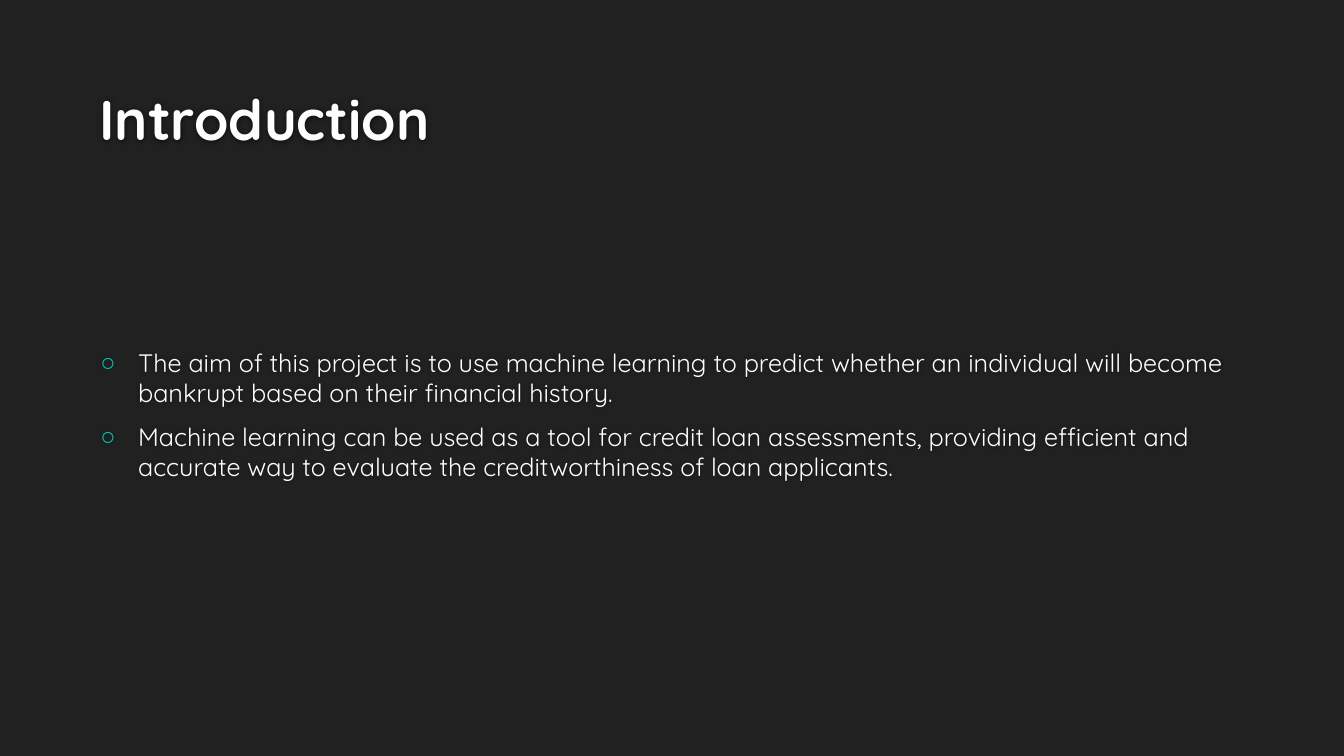
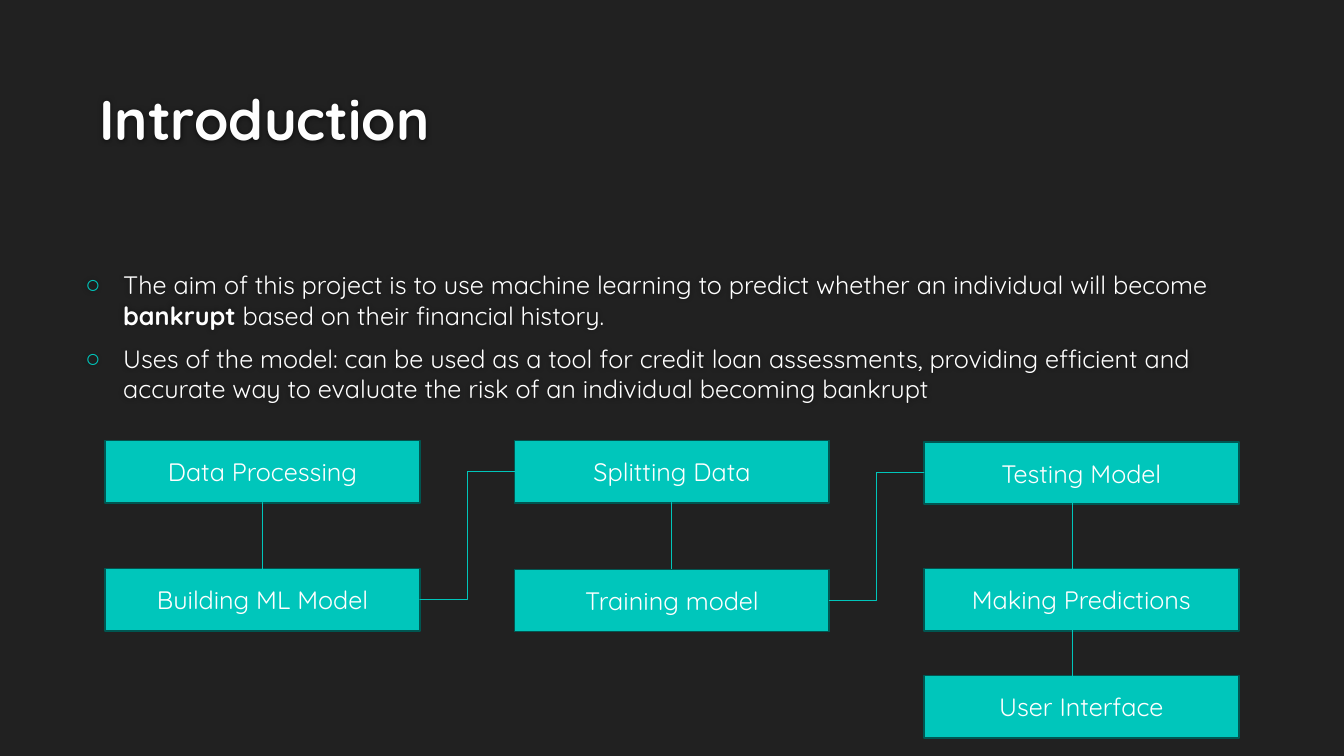
Before and after one commit to KavishNaran/Loan-risk---machine-learning, a slide deck: slide 2 of Credit Loan Presentation.pptx. Drawn at 1344x756 pixels with LibreOffice and Linux fonts; fonts in the diff are those of the drawing; background and template pictures are left out. Boxes give left, top, right and bottom in pixels: in the first picture for what was removed or moved away, otherwise in the second. Text is boxed around its words. In the diff, an @@ line names an element or a change of style, - is before the commit and + after.

Commit message:
updated presentation

```diff
--- a/Credit Loan Presentation.pptx
+++ b/Credit Loan Presentation.pptx
@@ text "The aim of this project ...": place and size @@
-text "The aim of this project ..." at bbox=[138, 353, 1222, 481]
+text "The aim of this project ..." at bbox=[123, 275, 1207, 403]
@@ text at bbox=[123, 275, 1207, 330]: bold on in "bankrupt" @@
@@ text at bbox=[123, 349, 1190, 403]: text changed @@
-○ Machine learning can be used as a tool for credit loan assessments, providing efficient and accurate way to evaluate the creditworthiness of loan applicants.
+○ Uses of the model: can be used as a tool for credit loan assessments, providing efficient and accurate way to evaluate the risk of an individual becoming bankrupt
@@ rectangle added at bbox=[105, 441, 419, 503], fill #00C6BB, outline #005752 1.25 pt, 18 pt, text #FFFFFF @@
+Data Processing
@@ rectangle added at bbox=[514, 441, 829, 503], fill #00C6BB, outline #005752 1.25 pt, 18 pt, text #FFFFFF @@
+Splitting Data
@@ rectangle added at bbox=[925, 442, 1239, 504], fill #00C6BB, outline #005752 1.25 pt, 18 pt, text #FFFFFF @@
+Testing Model
@@ elbow line added from (420, 600) to (514, 472), #00C6BB 0.75 pt @@
@@ elbow line added from (830, 600) to (925, 472), #00C6BB 0.75 pt @@
@@ line added from (263, 503) to (263, 569), #00C6BB 0.75 pt @@
@@ line added from (673, 503) to (673, 569), #00C6BB 0.75 pt @@
@@ line added from (1073, 503) to (1073, 569), #00C6BB 0.75 pt @@
@@ rectangle added at bbox=[105, 569, 419, 631], fill #00C6BB, outline #005752 1.25 pt, 18 pt, text #FFFFFF @@
+Building ML Model
@@ rectangle added at bbox=[925, 569, 1239, 631], fill #00C6BB, outline #005752 1.25 pt, 18 pt, text #FFFFFF @@
+Making Predictions
@@ rectangle added at bbox=[514, 570, 829, 632], fill #00C6BB, outline #005752 1.25 pt, 18 pt, text #FFFFFF @@
+Training model
@@ line added from (1073, 627) to (1073, 693), #00C6BB 0.75 pt @@
@@ rectangle added at bbox=[925, 676, 1239, 738], fill #00C6BB, outline #005752 1.25 pt, 18 pt, text #FFFFFF @@
+User Interface
```
Also in this commit, not shown: 5 other slides changed, 3 slides added, 2 slides removed.
